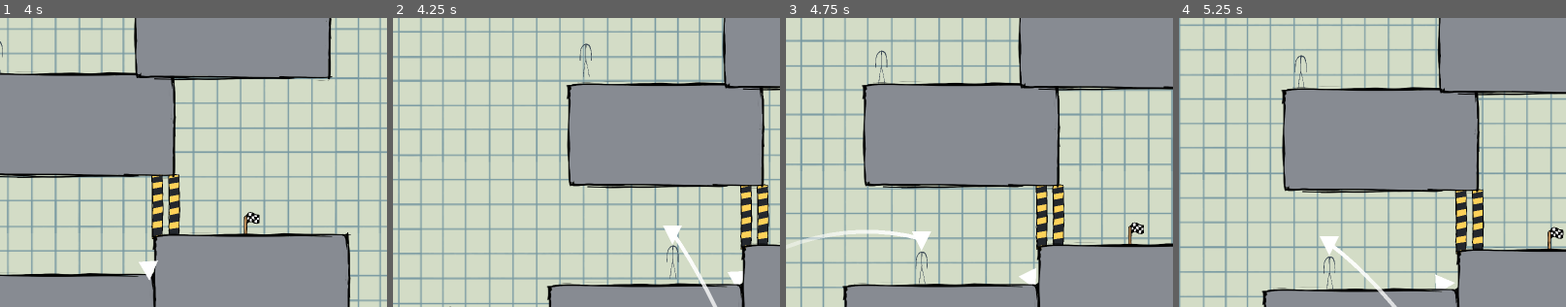
Above: before the commit, frames 1-4 (left to right).
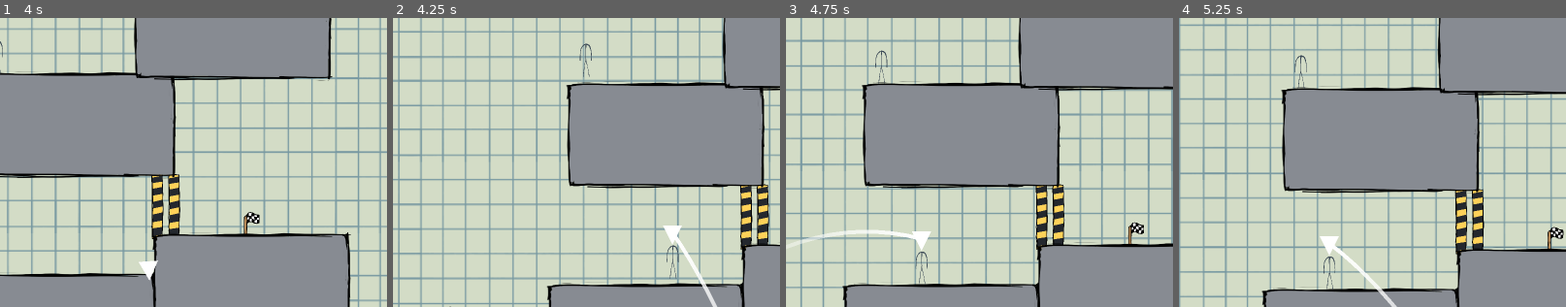
Above: after the commit, the same moments.

Repository: Indigo-Hawk/UBGJ-Project
Game: Godot game, scene res://Levels/test.tscn
The game is run twice, just before and just after one commit, with the same random seed, the same clock (stepped at 60 frames per second) and the same inputs.
Inputs (mouse positions are % of the whole screen's width and height, from its top left):
- Up to frame 1 (4 s): move the mouse to (72, 45) at 0.52 s; hold D (RIGHT) 0.53-2.03 s; tap Space (ACTION) at 0.6, 2.1, 3.6 s; move the mouse to (30, 55) at 1.27 s; tap E (INTERACT) at 1.35, 2.85 s; move the mouse to (60, 28) at 2.02 s; hold A (LEFT) 2.03-2.78 s; move the mouse to (45, 70) at 2.77 s; hold D (RIGHT) from 2.78 s (still down); move the mouse to (80, 65) at 3.52 s
- Up to frame 2 (4.25 s): keep holding D (RIGHT); tap R (RESET) at 4.15 s
- Up to frame 3 (4.75 s): move the mouse to (20, 35) at 4.27 s; release D (RIGHT) at 4.28 s; hold A (LEFT) from 4.28 s (still down); tap E (INTERACT) at 4.35 s
- Up to frame 4 (5.25 s): move the mouse to (55, 50) at 5.02 s; release A (LEFT) at 5.03 s; hold D (RIGHT) from 5.03 s (still down); tap Space (ACTION) at 5.1 s
The pictures show only the part of the screen within x 31-81%, y 7-57%; the shares and areas given below are measured in that part.

Frame 1 is identical in both runs. In frame 2, 0.1% of the frame differs, in the area x 86-91%, y 87-93%; in frame 3, 0.2%, in the area x 60-65%, y 86-93%; in frame 4, 0.2%.

Commit message:
Fixed extra head not being deleted after reseting level. improved reset prompt when head gets stuck

Diff:
--- a/Components/Head/head.gd
+++ b/Components/Head/head.gd
@@ -6,6 +6,9 @@
 var isFree = true
 
 func _physics_process(delta: float) -> void:
+
+	$Control.rotation = -rotation
+
 	if !isFree:
 		return
 
@@ -22,8 +25,9 @@
 			$Timer.start()
 	if abs(linear_velocity.length()) > 1:
 		$Timer.stop()
+		$Control/Label.visible = false
 
 
 
 func _on_timer_timeout() -> void:
-	$Label.visible = true
+	$Control/Label.visible = true
--- a/Components/Head/head.tscn
+++ b/Components/Head/head.tscn
@@ -12,6 +12,34 @@
 collision_layer = 2
 script = ExtResource("1_xe7ry")
 
+[node name="Control" type="Control" parent="."]
+layout_mode = 3
+anchors_preset = 15
+anchor_right = 1.0
+anchor_bottom = 1.0
+grow_horizontal = 2
+grow_vertical = 2
+
+[node name="Label" type="Label" parent="Control"]
+visible = false
+layout_mode = 1
+anchors_preset = 8
+anchor_left = 0.5
+anchor_top = 0.5
+anchor_right = 0.5
+anchor_bottom = 0.5
+offset_left = -193.0
+offset_top = -219.0
+offset_right = 194.0
+offset_bottom = -170.0
+grow_horizontal = 2
+grow_vertical = 2
+theme_override_colors/font_color = Color(0, 0, 0, 1)
+theme_override_colors/font_outline_color = Color(1, 1, 1, 1)
+theme_override_constants/outline_size = 3
+theme_override_font_sizes/font_size = 35
+text = "Press R to restart Level"
+
 [node name="CollisionShape2D" type="CollisionShape2D" parent="."]
 shape = SubResource("CircleShape2D_hukeq")
 
@@ -22,16 +50,4 @@
 [node name="Timer" type="Timer" parent="."]
 wait_time = 5.0
 
-[node name="Label" type="Label" parent="."]
-visible = false
-offset_left = -84.0
-offset_top = -102.0
-offset_right = 94.0
-offset_bottom = -79.0
-text = "Press R to restart Level"
-
-[node name="Label2" type="Label" parent="."]
-offset_right = 40.0
-offset_bottom = 23.0
-
 [connection signal="timeout" from="Timer" to="." method="_on_timer_timeout"]
--- a/Globals.gd
+++ b/Globals.gd
@@ -20,6 +20,8 @@
 func _input(event: InputEvent) -> void:
 	if event.is_action_pressed("RESET"):
 		get_tree().reload_current_scene()
+		if head != null:
+			head.queue_free()
 
 func changeScenes(FileName:String) ->void:
 	get_tree().call_deferred("change_scene_to_file",FileName)
